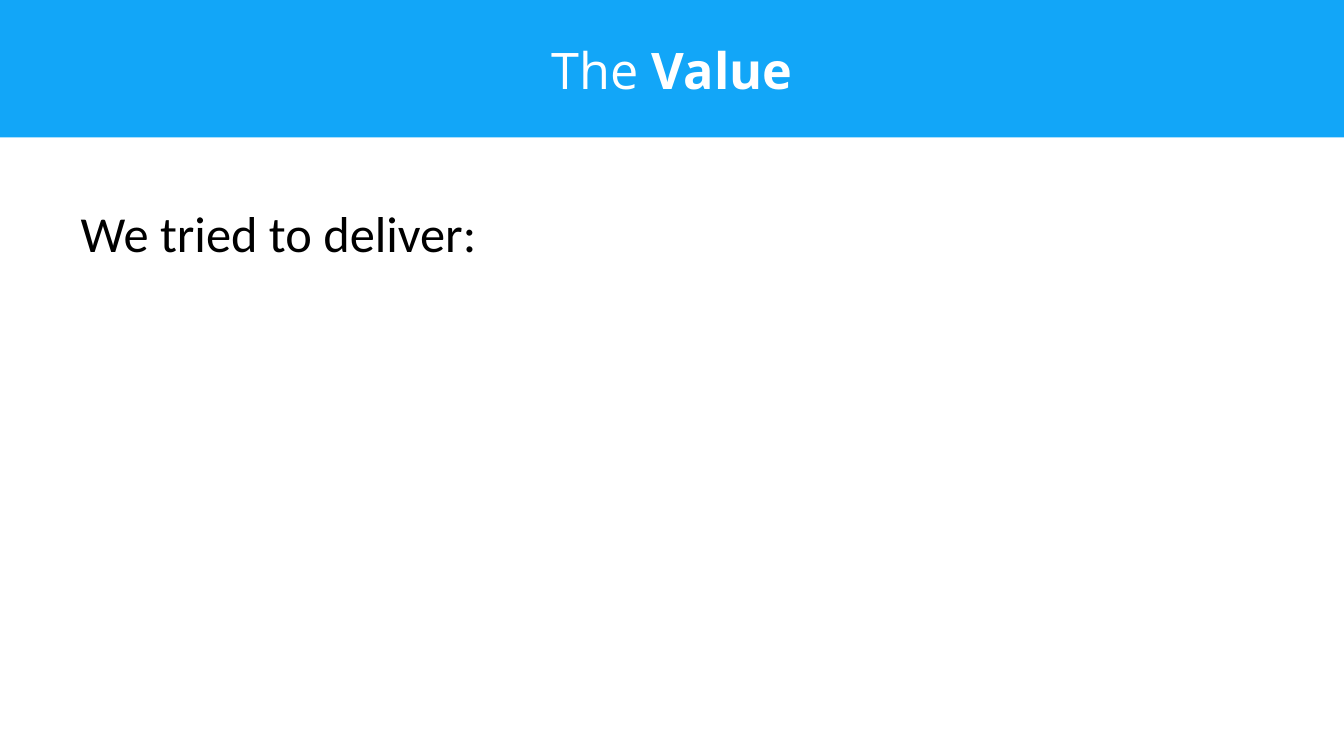
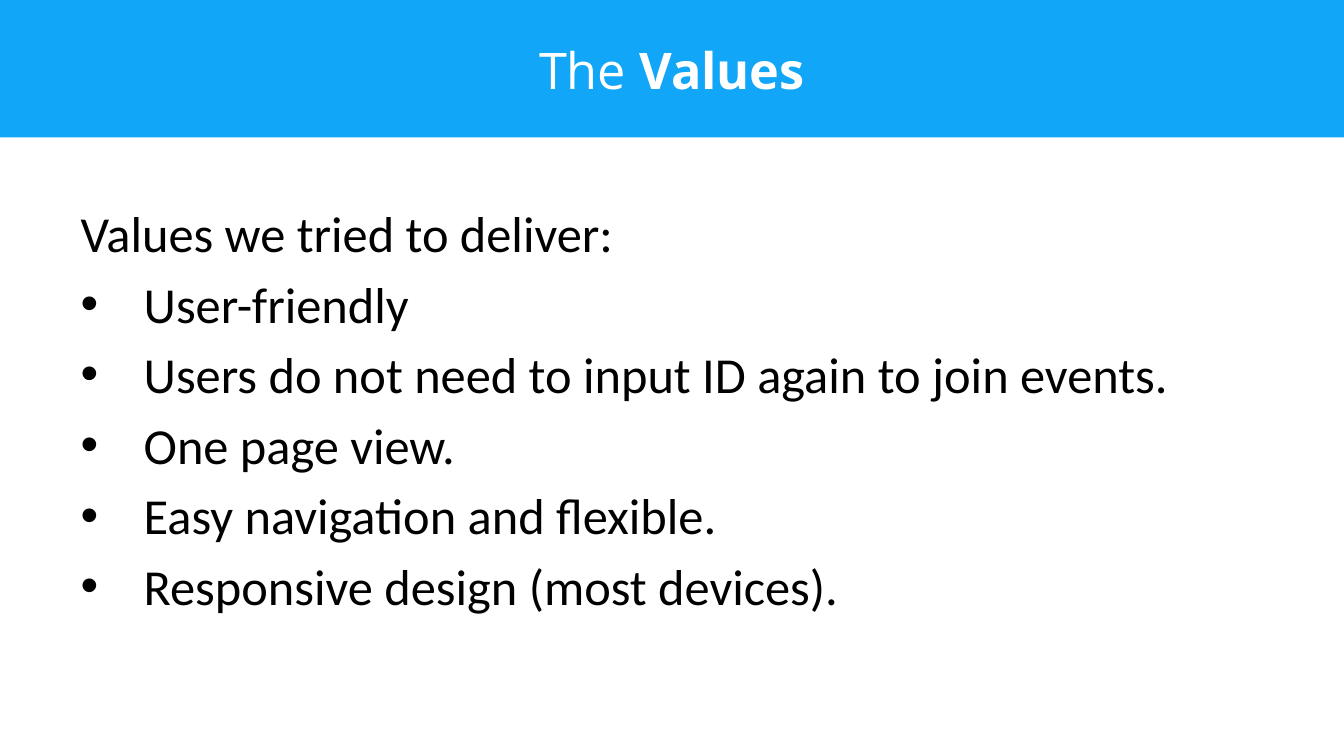
Before and after one commit to frostyseb/ITDP, a slide deck: slide 4 of Documentation/PresentationDeck-NewBlood.pptx. Drawn at 1344x756 pixels with LibreOffice and Linux fonts; fonts in the diff are those of the drawing. Boxes give left, top, right and bottom in pixels: in the first picture for what was removed or moved away, otherwise in the second. Text is boxed around its words. In the diff, an @@ line names an element or a change of style, - is before the commit and + after.

```diff
--- a/Documentation/PresentationDeck-NewBlood.pptx
+++ b/Documentation/PresentationDeck-NewBlood.pptx
@@ title at (539,50,805,90): text changed @@
-The Value
+The Values
@@ text at (81,217,1167,614): text changed @@
-We tried to deliver:
+Values we tried to deliver:
+• User-friendly
+• Users do not need to input ID again to join events.
+• One page view.
+• Easy navigation and flexible.
+• Responsive design (most devices).
```
Also in this commit, not shown: 3 other slides changed.
